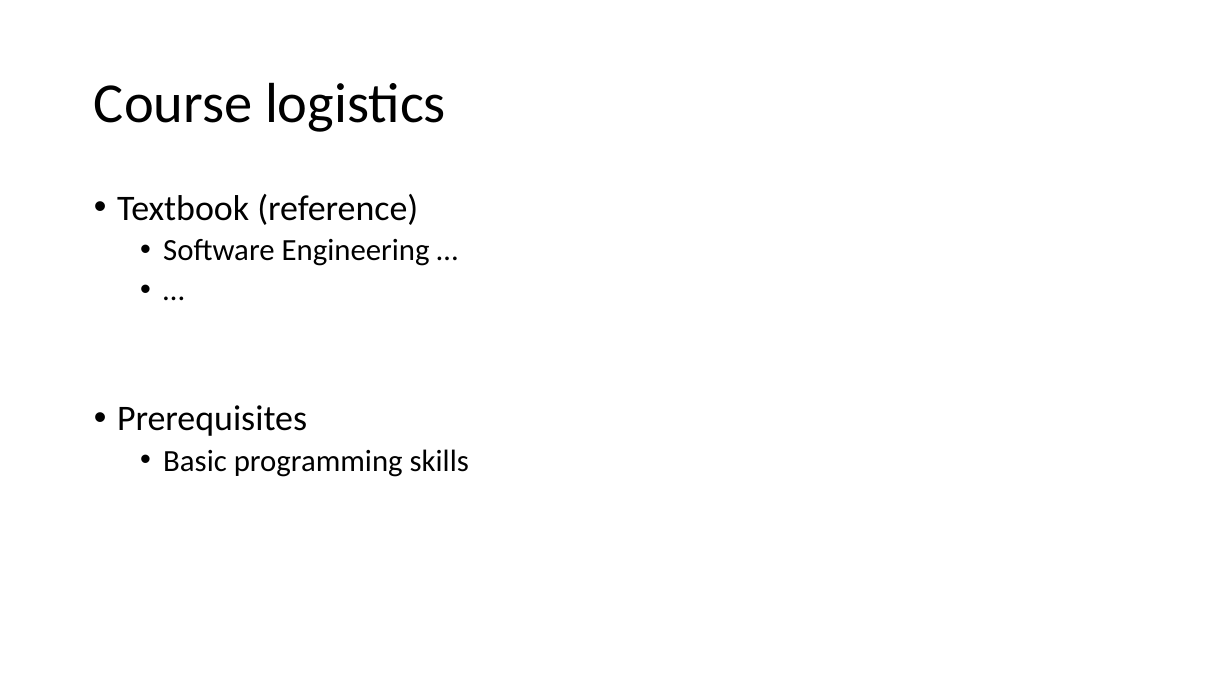
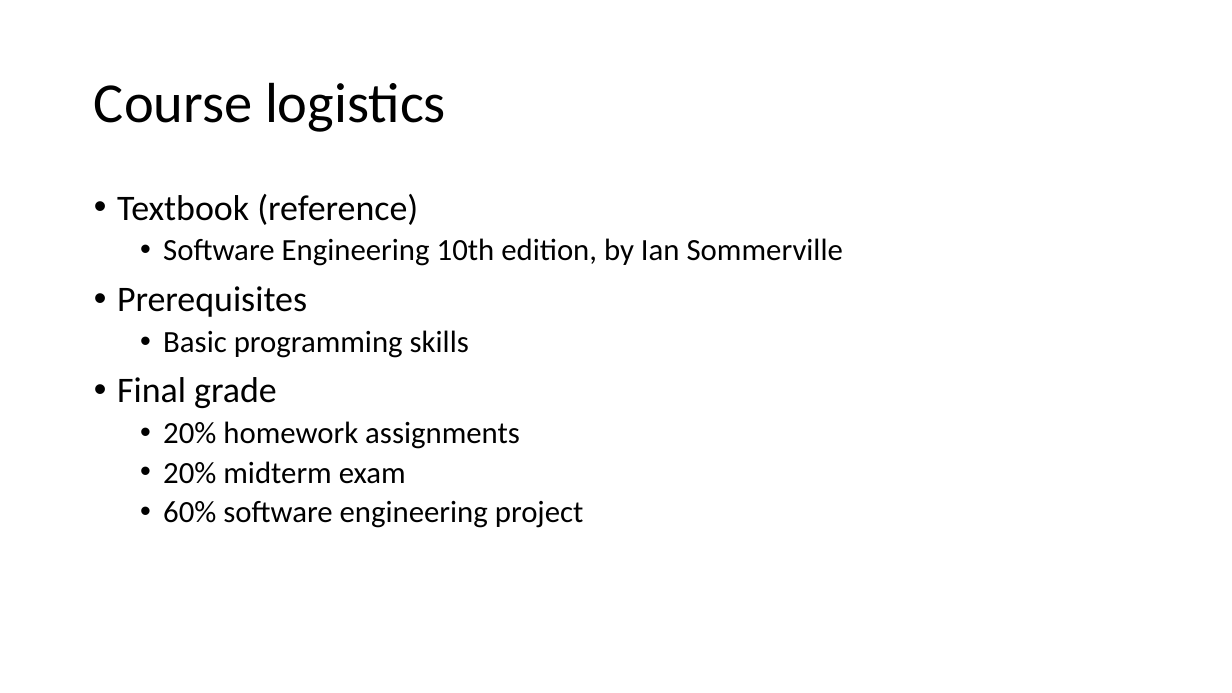
Before and after one commit to tongzhou80/cs6100, a slide deck: slide 23 of slides/Lecture1.pptx (slide 12 before the commit). Drawn at 1232x693 pixels with LibreOffice and Linux fonts; fonts in the diff are those of the drawing. Boxes give left, top, right and bottom in pixels: in the first picture for what was removed or moved away, otherwise in the second. Text is boxed around its words. In the diff, an @@ line names an element or a change of style, - is before the commit and + after.

```diff
--- a/slides/Lecture1.pptx
+++ b/slides/Lecture1.pptx
@@ text at [163,238,843,266]: text changed @@
-  • Software Engineering …
-  • …
+  • Software Engineering 10th edition, by Ian Sommerville
@@ text at [117,377,584,528]: paragraphs added @@
+• Final grade
+  • 20% homework assignments
+  • 20% midterm exam
+  • 60% software engineering project
```
Also in this commit, not shown: 10 other slides changed, 8 slides added, 1 slide removed, 3 other files.
